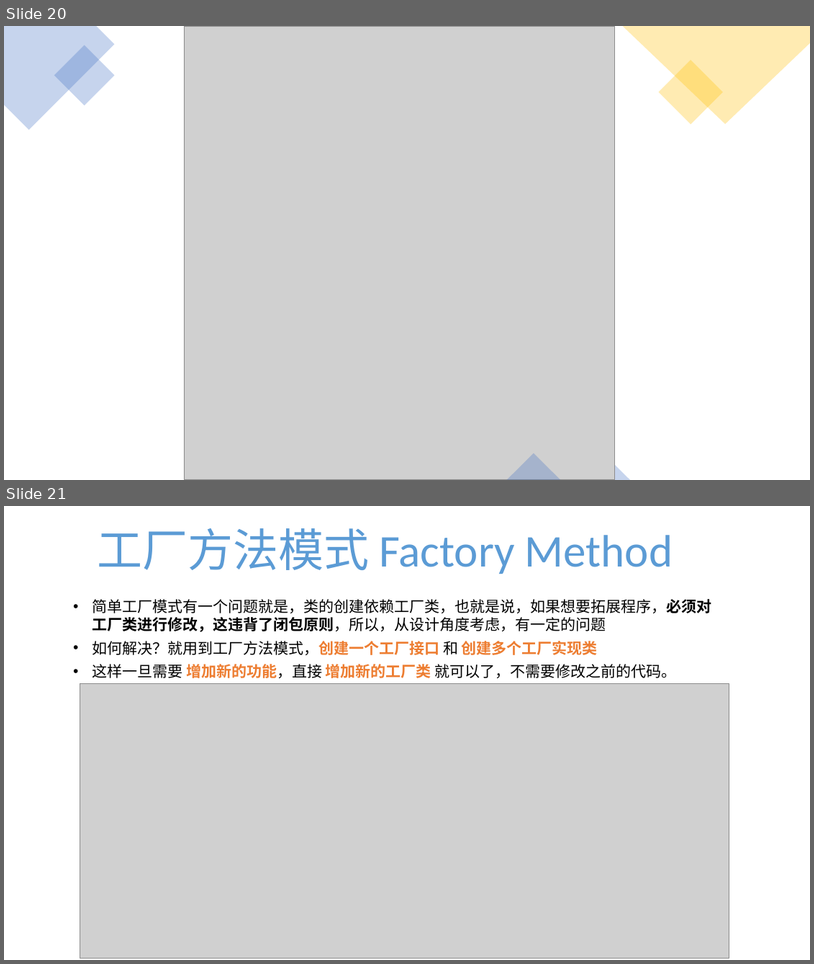
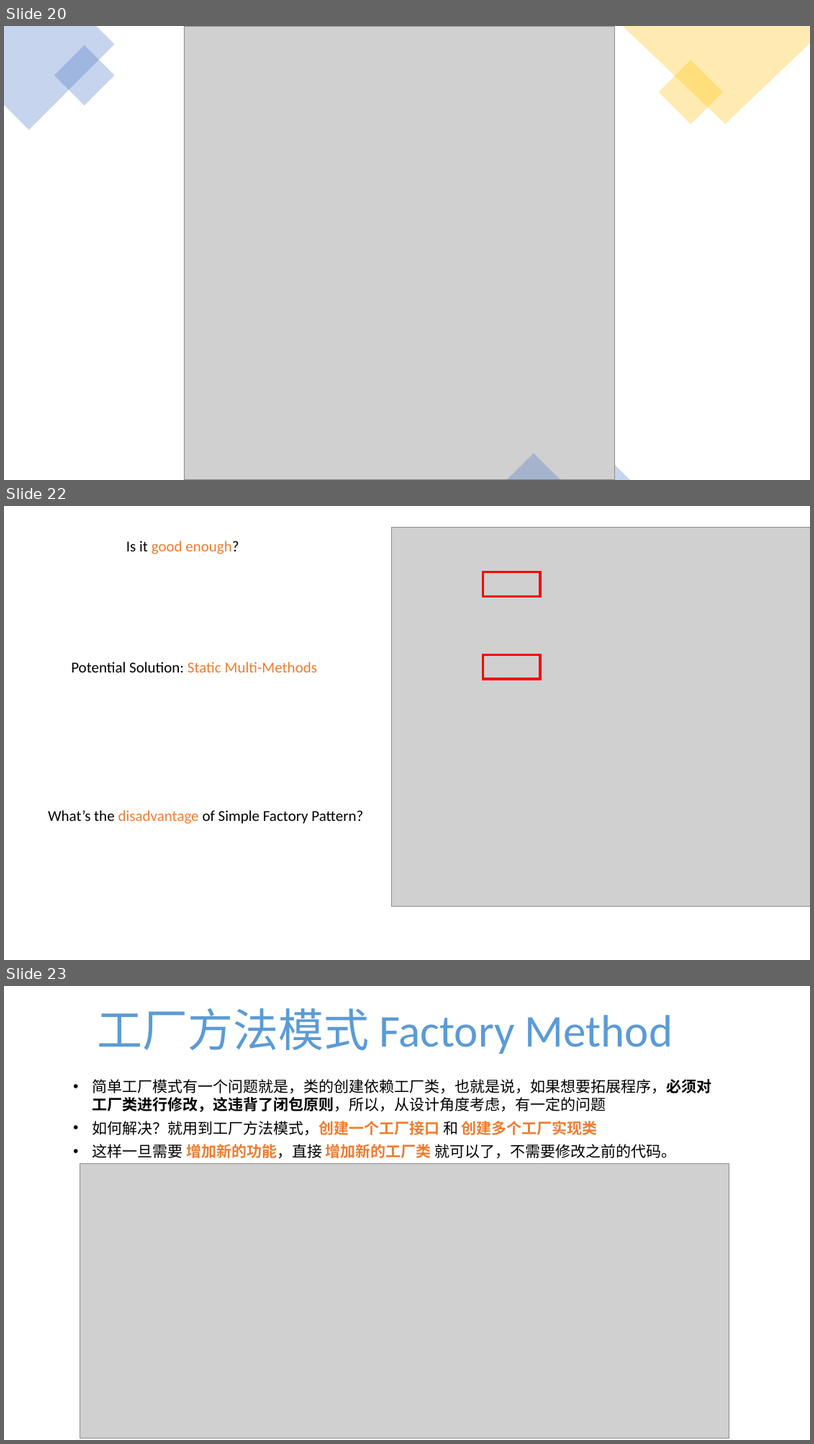
Before and after one commit to TWDH/Development, a slide deck: 赫桑的算法宝典/4.技术文章/Design Patterns and OOD.pptx. Shown one above the other, each under a label of ours: slides 20 and 21 before the commit, slides 20, 22 and 23 after it; the slides between them are not shown. The pictures are 814x964 and 814x1444 pixels, drawn with LibreOffice and Linux fonts; fonts in the diff are those of the drawing; grey boxes stand for pictures. Boxes give left, top, right and bottom in pixels: in the first picture for what was removed or moved away, otherwise in the second. Text is boxed around its words. In the diff, an @@ line names an element or a change of style, - is before the commit and + after.

```diff
--- a/赫桑的算法宝典/4.技术文章/Design Patterns and OOD.pptx
+++ b/赫桑的算法宝典/4.技术文章/Design Patterns and OOD.pptx
@@ slide 22 added at bbox=[4, 506, 810, 960], background #FFFFFF @@
@@ picture added at bbox=[392, 527, 810, 906] @@
@@ text added at bbox=[126, 541, 239, 554], 18 pt, text #ED7D31 @@
+Is it good enough?
@@ rectangle added at bbox=[484, 572, 540, 596], outline #FF0000 3 pt @@
@@ rectangle added at bbox=[484, 655, 540, 679], outline #FF0000 3 pt @@
@@ text added at bbox=[71, 662, 317, 672], 18 pt, text #ED7D31 @@
+Potential Solution: Static Multi-Methods
@@ text added at bbox=[48, 810, 363, 824], 18 pt, text #000000 @@
+What’s the disadvantage of Simple Factory Pattern?
@@ what was slide 21 is now slide 23 @@
```
Also in this commit, not shown: 3 slides changed, 6 other slides added.
